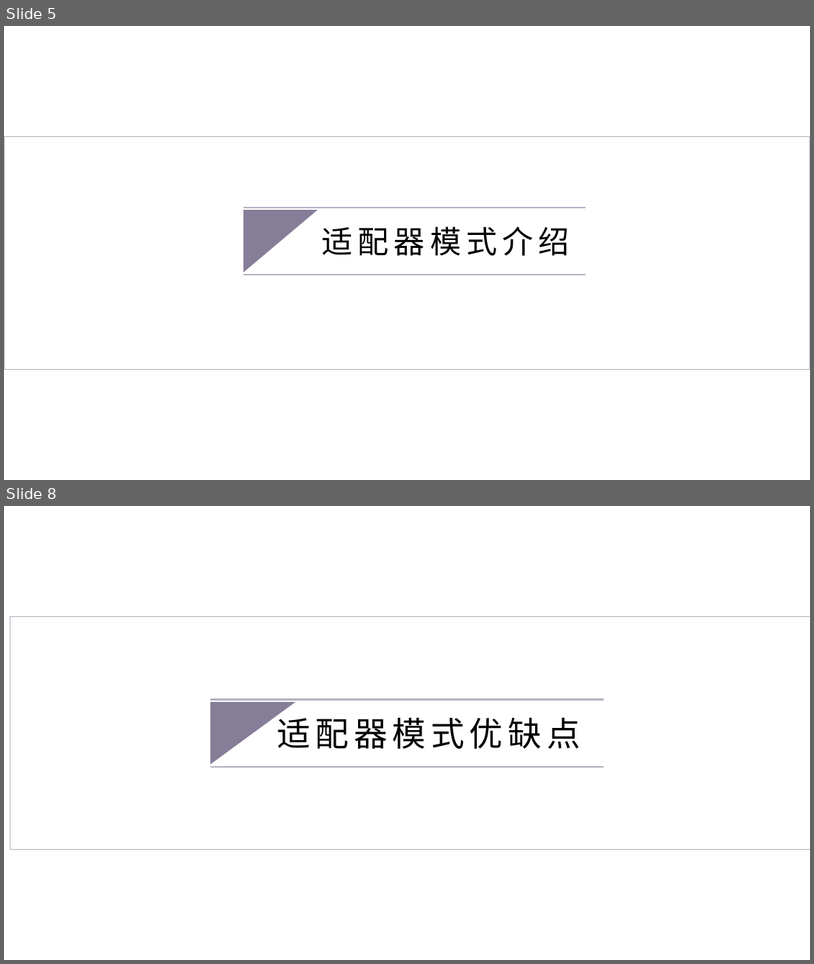
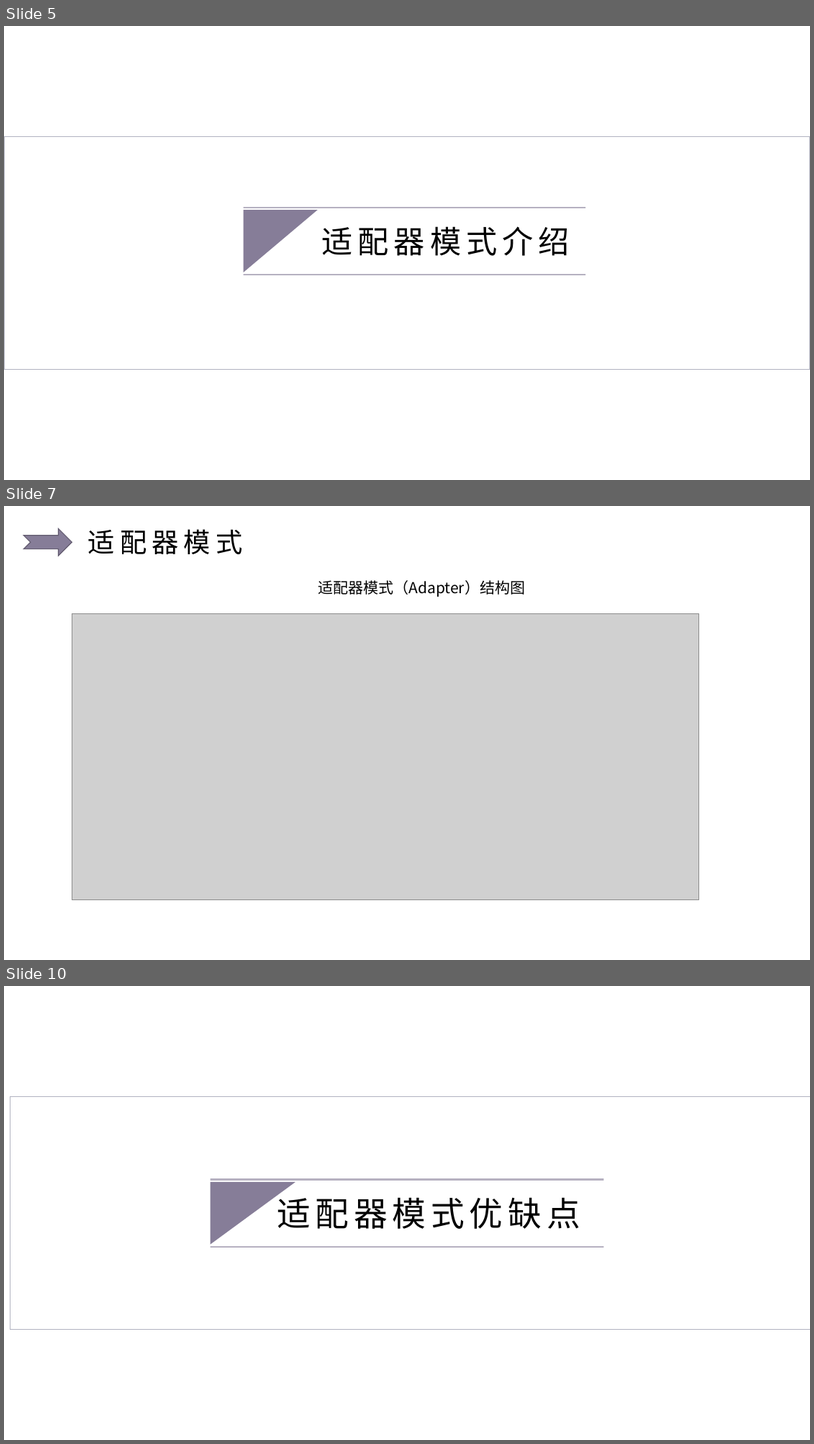
Before and after one commit to ulquiola/Adapter, a slide deck: 适配器模式.pptx. Shown one above the other, each under a label of ours: slides 5 and 8 before the commit, slides 5, 7 and 10 after it; the slides between them are not shown. The pictures are 814x964 and 814x1444 pixels, drawn with LibreOffice and Linux fonts; fonts in the diff are those of the drawing; grey boxes stand for pictures; background and template pictures are left out. Boxes give left, top, right and bottom in pixels: in the first picture for what was removed or moved away, otherwise in the second. Text is boxed around its words. In the diff, an @@ line names an element or a change of style, - is before the commit and + after.

```diff
--- a/适配器模式.pptx
+++ b/适配器模式.pptx
@@ slide 7 added at [4,506,810,960], background #FFFFFF @@
@@ notched right arrow added at [24,528,72,556], fill #867D98, outline #635C70 1 pt @@
@@ text added at [88,529,243,554], 32 pt, text #000000 @@
+适配器模式
@@ text added at [319,580,526,597], 18 pt, text #000000 @@
+适配器模式（Adapter）结构图
@@ picture added at [72,614,699,900] @@
@@ what was slide 8 is now slide 10 @@
```
Also in this commit, not shown: 2 slides changed, 4 other slides added, 7 slides removed.
